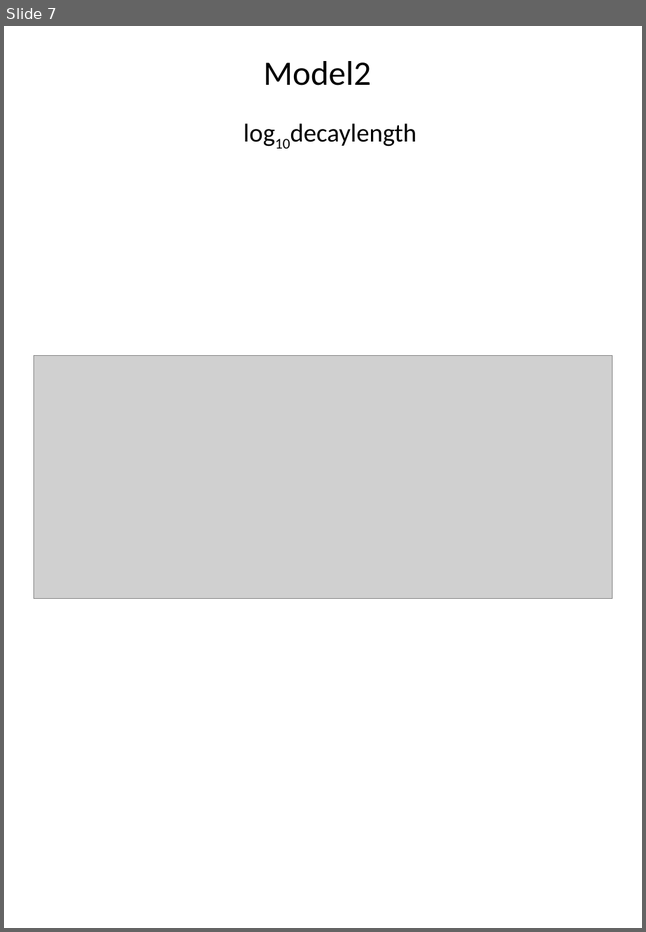
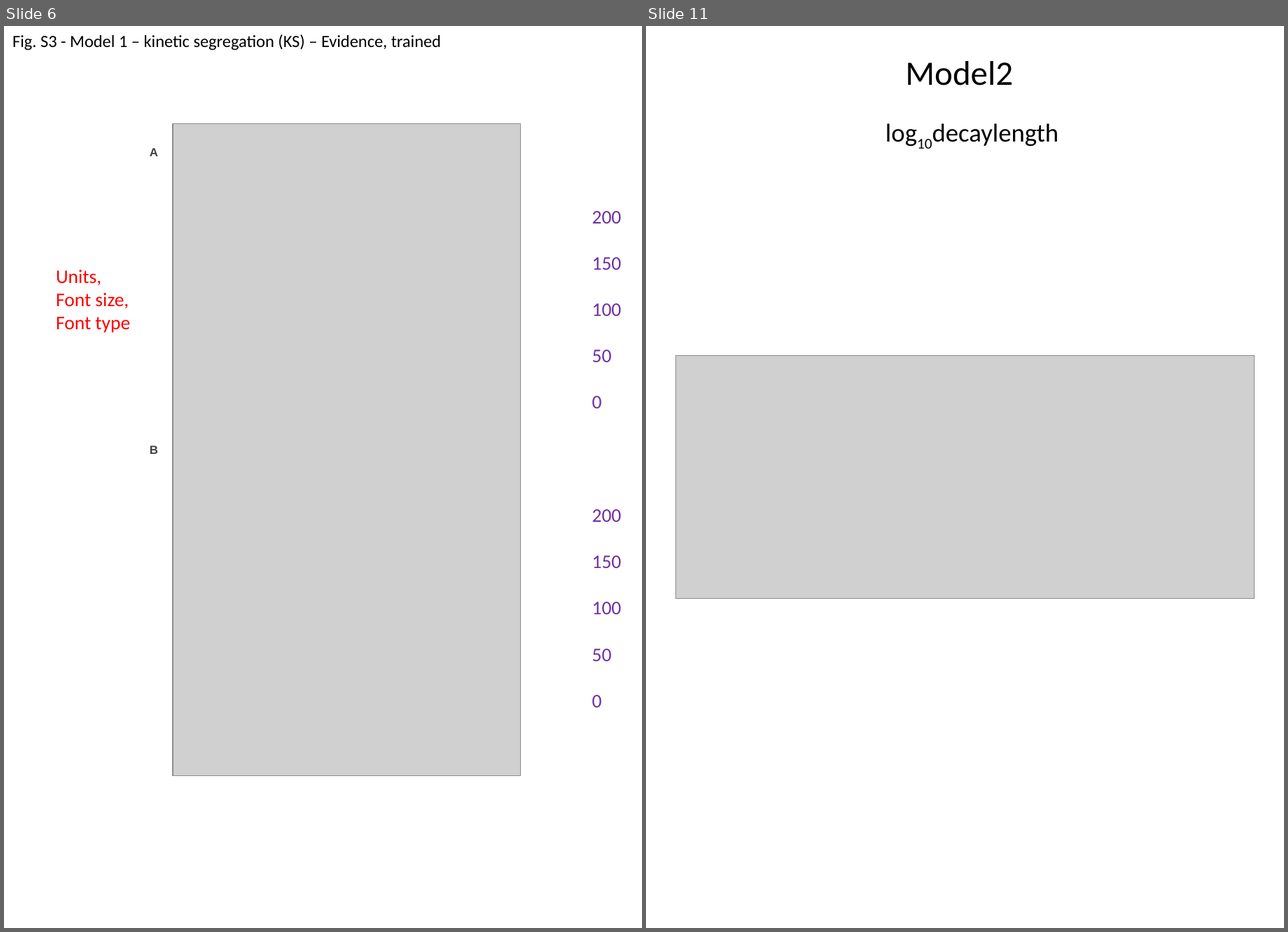
Before and after one commit to yairneveoz/immune-synapse-metamodeling, a slide deck: figures/All figures portrait.pptx. Shown side by side, each under a label of ours: slide 7 before the commit, slides 6 and 11 after it; the slides between them are not shown. The pictures are 646x932 and 1288x932 pixels, drawn with LibreOffice and Linux fonts; fonts in the diff are those of the drawing; grey boxes stand for pictures. Boxes give left, top, right and bottom in pixels: in the first picture for what was removed or moved away, otherwise in the second. Text is boxed around its words. In the diff, an @@ line names an element or a change of style, - is before the commit and + after.

Commit message:
figures update

```diff
--- a/figures/All figures portrait.pptx
+++ b/figures/All figures portrait.pptx
@@ slide 6 added at [4, 26, 642, 928], background #FFFFFF @@
@@ text added at [12, 34, 441, 50], 16 pt, text #000000 @@
+Fig. S3 - Model 1 – kinetic segregation (KS) – Evidence, trained
@@ picture added at [173, 123, 521, 775] @@
@@ text added at [150, 148, 158, 156], 11 pt, text #404040, bold @@
+A
@@ text added at [592, 211, 621, 408], 18 pt, text #7030A0 @@
+200
+150
+100
+50
+0
@@ text added at [56, 270, 130, 333], 18 pt, text #FF0000 @@
+Units,
+Font size,
+Font type
@@ text added at [150, 445, 158, 454], 11 pt, text #404040, bold @@
+B
@@ text added at [592, 509, 621, 707], 18 pt, text #7030A0 @@
+200
+150
+100
+50
+0
@@ what was slide 7 is now slide 11 @@
```
Also in this commit, not shown: 2 slides changed, 16 other slides added, 7 slides removed.
